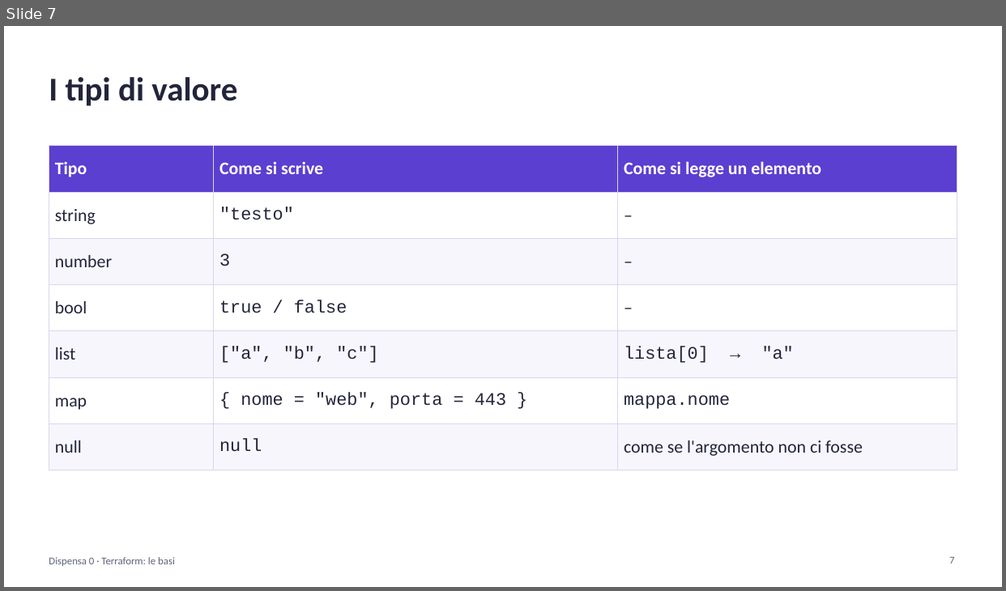
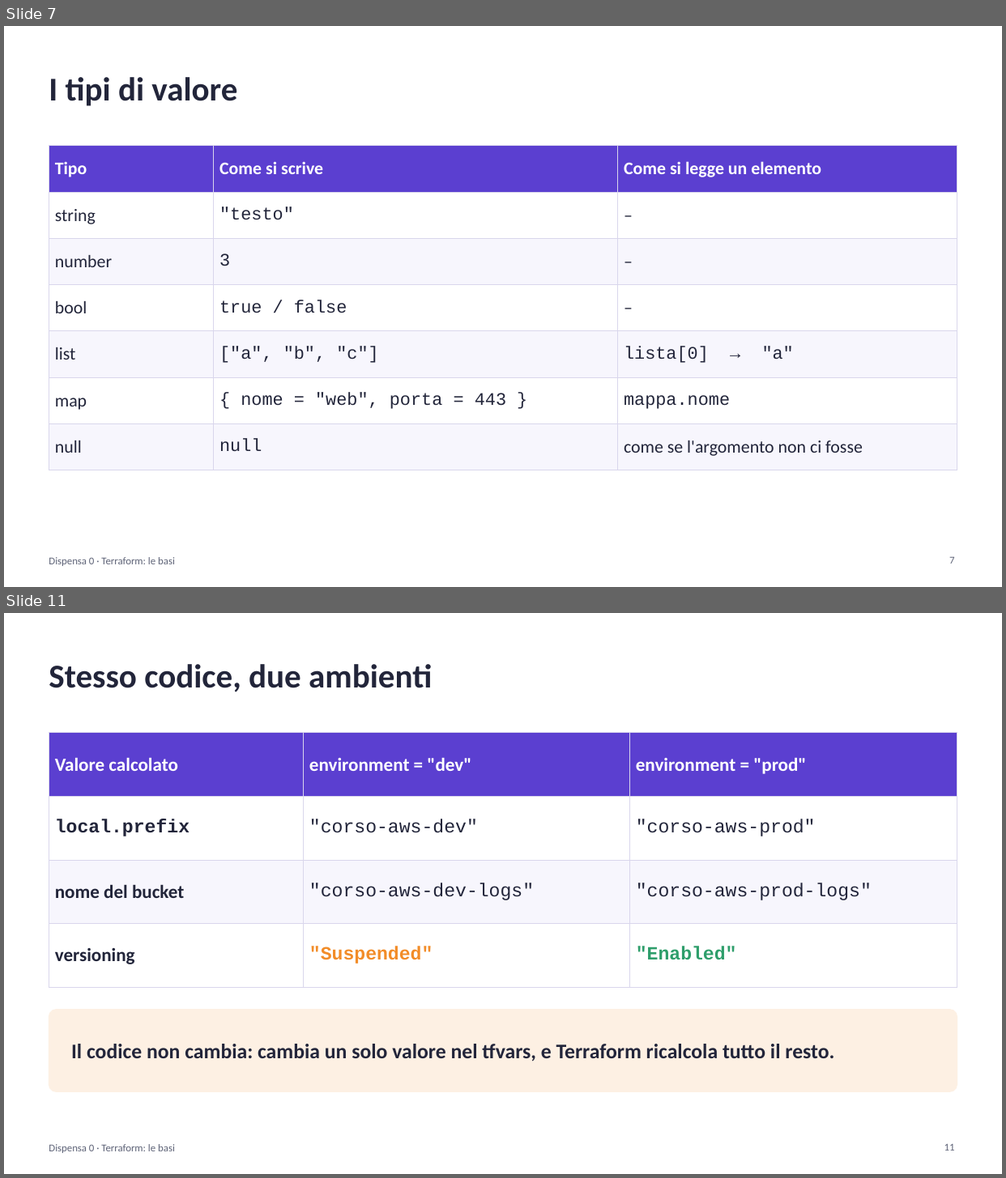
Before and after one commit to cereZ23/aws, a slide deck: slide/slide-0-terraform.pptx. Shown one above the other, each under a label of ours: slide 7 before the commit, slides 7 and 11 after it; the slides between them are not shown. The pictures are 1006x591 and 1006x1178 pixels, drawn with LibreOffice and Linux fonts; fonts in the diff are those of the drawing. Boxes give left, top, right and bottom in pixels: in the first picture for what was removed or moved away, otherwise in the second. Text is boxed around its words. In the diff, an @@ line names an element or a change of style, - is before the commit and + after.

Commit message:
Espressioni spiegate con un esempio concreto (bucket dei log dev/prod)

```diff
--- a/slide/slide-0-terraform.pptx
+++ b/slide/slide-0-terraform.pptx
@@ slide 11 added at (x1=4, y1=613, x2=1002, y2=1174), background #FFFFFF @@
@@ text added at (x1=49, y1=664, x2=432, y2=692), 32 pt, text #22253A, bold @@
+Stesso codice, due ambienti
@@ table added at (x1=49, y1=733, x2=957, y2=968), 4 rows, 3 columns @@
+Valore calcolato | environment = "dev" | environment = "prod"
+local.prefix | "corso-aws-dev" | "corso-aws-prod"
+nome del bucket | "corso-aws-dev-logs" | "corso-aws-prod-logs"
+versioning | "Suspended" | "Enabled"
@@ rounded rectangle added at (x1=49, y1=1010, x2=957, y2=1093), fill #FDF0E3, outline #FDF0E3 1 pt @@
@@ text added at (x1=71, y1=1044, x2=834, y2=1062), 20 pt, text #22253A, bold @@
+Il codice non cambia: cambia un solo valore nel tfvars, e Terraform ricalcola tutto il resto.
@@ text added at (x1=49, y1=1144, x2=175, y2=1153), 10 pt, text #5F6478 @@
+Dispensa 0 · Terraform: le basi
@@ page number added at (x1=944, y1=1144, x2=955, y2=1151), 10 pt, text #5F6478 @@
+11
```
Also in this commit, not shown: 5 slides changed, 3 other slides added, 1 other file.
